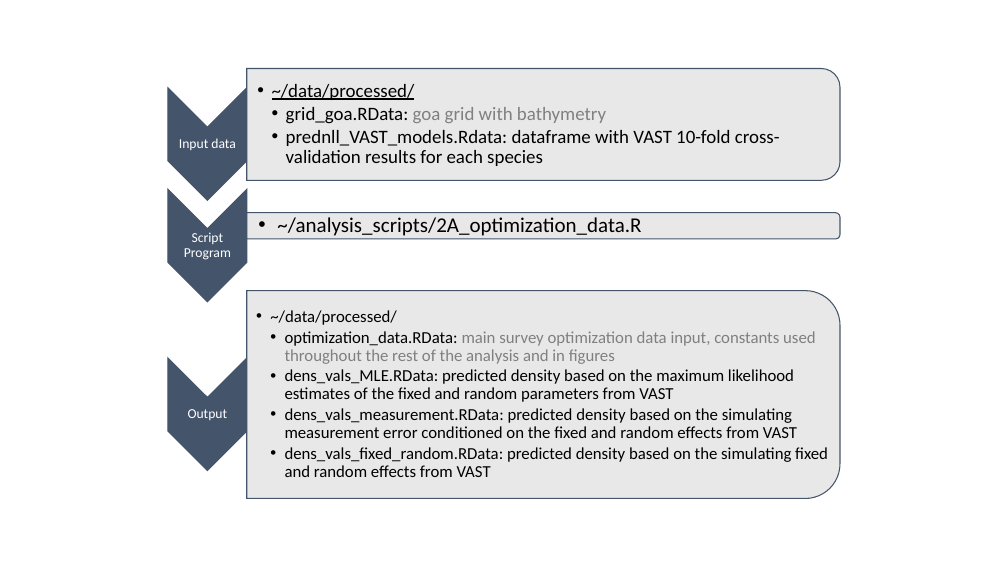
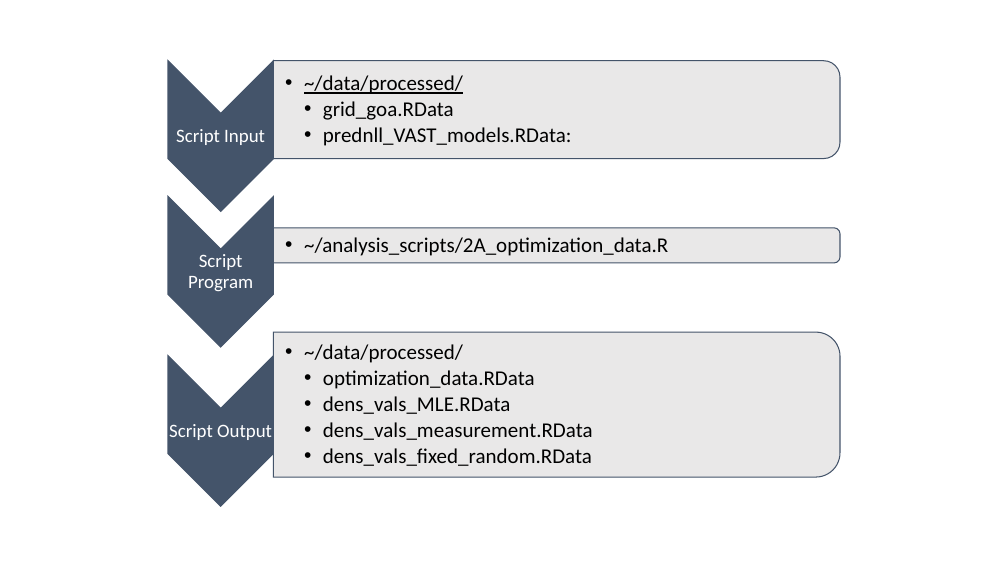
Before and after one commit to zoyafuso-NOAA/Optimal_Allocation_GoA, a slide deck: slide 4 of graphics/Workflow.pptx. Drawn at 1008x567 pixels with LibreOffice and Linux fonts; fonts in the diff are those of the drawing. Boxes give left, top, right and bottom in pixels: in the first picture for what was removed or moved away, otherwise in the second. Text is boxed around its words. In the diff, an @@ line names an element or a change of style, - is before the commit and + after.

```diff
--- a/graphics/Workflow.pptx
+++ b/graphics/Workflow.pptx
@@ chevron: place and size @@
-chevron at [168, 88, 247, 201]
+chevron at [168, 60, 273, 211]
@@ round same rect: place and size @@
-round same rect at [247, 68, 841, 180]
+round same rect at [274, 60, 840, 158]
@@ text "~/data/processed/": place and size @@
-text "~/data/processed/" at [272, 84, 780, 166]
+text "~/data/processed/" at [304, 75, 572, 146]
@@ text at [304, 75, 463, 94]: size 18 to 20 pt in "~/data/processed/"; indent changed @@
@@ text at [323, 101, 572, 146]: text changed; size 18 to 20 pt @@
-    •• grid_goa.RData: goa grid with bathymetry
-    •• prednll_VAST_models.Rdata: dataframe with VAST 10-fold cross-validation results for each species
+    •• grid_goa.RData
+    •• prednll_VAST_models.RData:
@@ text at [176, 129, 265, 145]: text changed; size 13 to 18 pt @@
-Input data
+Script Input
@@ chevron: place and size @@
-chevron at [168, 189, 247, 302]
+chevron at [168, 197, 273, 347]
@@ round same rect: place and size @@
-round same rect at [247, 212, 840, 239]
+round same rect at [273, 228, 840, 263]
@@ text "~/analysis_scripts/2A_optimization_data.R": place and size @@
-text "~/analysis_scripts/2A_optimization_data.R" at [277, 217, 641, 239]
+text "~/analysis_scripts/2A_optimization_data.R" at [304, 237, 668, 256]
@@ text "Script Program": place and size @@
-text "Script Program" at [184, 232, 231, 260]
+text "Script Program" at [188, 254, 253, 291]
@@ text "Script Program" at [188, 254, 253, 291]: size 13 to 18 pt; more space between paragraphs @@
@@ chevron: place and size @@
-chevron at [168, 358, 247, 471]
+chevron at [168, 355, 273, 506]
@@ round same rect: place and size @@
-round same rect at [247, 291, 840, 499]
+round same rect at [274, 332, 841, 477]
@@ text "~/data/processed/": place and size @@
-text "~/data/processed/" at [270, 310, 828, 477]
+text "~/data/processed/" at [304, 344, 593, 466]
@@ text at [304, 344, 463, 363]: size 16 to 20 pt in "~/data/processed/"; indent changed @@
@@ text at [323, 370, 593, 466]: text changed; size 16 to 20 pt @@
-    •• optimization_data.RData: main survey optimization data input, constants used throughout the rest of the analysis and in figures
-    •• dens_vals_MLE.RData: predicted density based on the maximum likelihood estimates of the fixed and random parameters from VAST
-    •• dens_vals_measurement.RData: predicted density based on the simulating measurement error conditioned on the fixed and random effects from VAST
-    •• dens_vals_fixed_random.RData: predicted density based on the simulating fixed and random effects from VAST
+    •• optimization_data.RData
+    •• dens_vals_MLE.RData
+    •• dens_vals_measurement.RData
+    •• dens_vals_fixed_random.RData
@@ text at [169, 424, 272, 440]: text changed; size 13 to 18 pt @@
-Output
+Script Output
```
Also in this commit, not shown: 1 other file.
